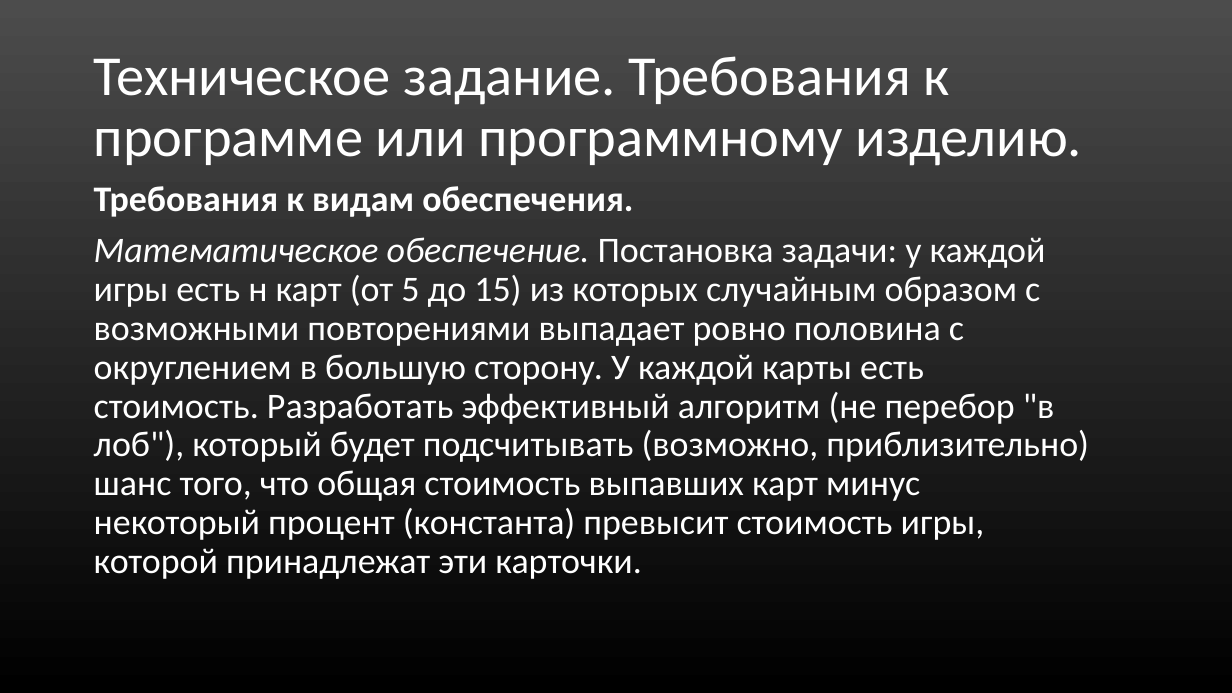
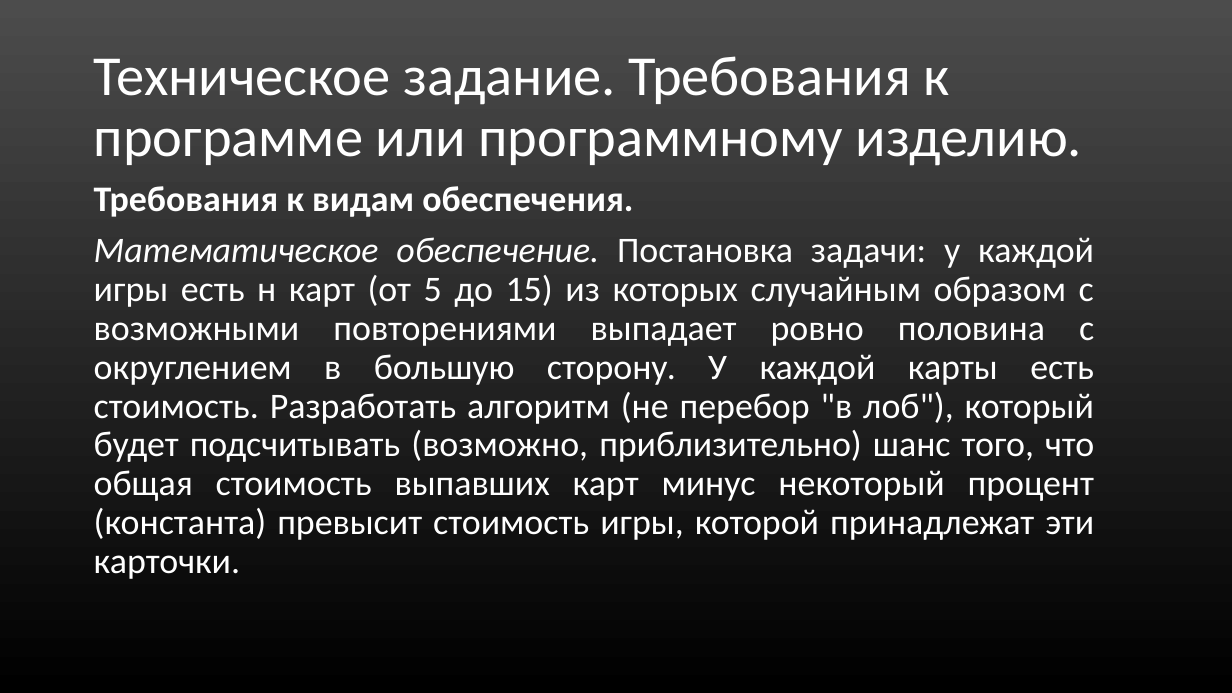
Before and after one commit to Mr-Dm1try/SteamCardsFarmer, a slide deck: slide 23 of Презентация_Помойки.ppt. Drawn at 1232x693 pixels with LibreOffice and Linux fonts; fonts in the diff are those of the drawing. Boxes give left, top, right and bottom in pixels: in the first picture for what was removed or moved away, otherwise in the second. Text is boxed around its words. In the diff, an @@ line names an element or a change of style, - is before the commit and + after.

Commit message:
Made fix

```diff
--- a/Презентация_Помойки.ppt
+++ b/Презентация_Помойки.ppt
@@ text at (94,237,1094,579): text changed @@
-Математическое обеспечение. Постановка задачи: у каждой игры есть н карт (от 5 до 15) из которых случайным образом с возможными повторениями выпадает ровно половина с округлением в большую сторону. У каждой карты есть стоимость. Разработать эффективный алгоритм (не перебор "в лоб"), который будет подсчитывать (возможно, приблизительно) шанс того, что общая стоимость выпавших карт минус некоторый процент (константа) превысит стоимость игры, которой принадлежат эти карточки.
+Математическое обеспечение. Постановка задачи: у каждой игры есть н карт (от 5 до 15) из которых случайным образом с возможными повторениями выпадает ровно половина с округлением в большую сторону. У каждой карты есть стоимость. Разработать алгоритм (не перебор "в лоб"), который будет подсчитывать (возможно, приблизительно) шанс того, что общая стоимость выпавших карт минус некоторый процент (константа) превысит стоимость игры, которой принадлежат эти карточки.
```
Also in this commit, not shown: 8 other slides changed.
